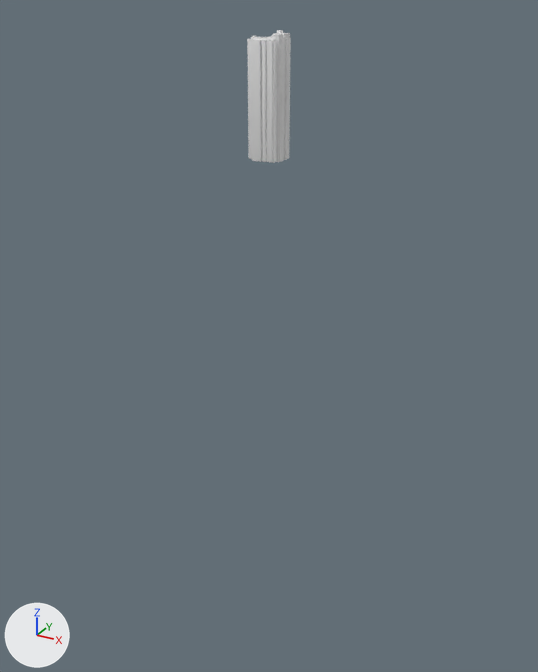
Renders of the FBX model Assets/Art/Models/Enviro/Modules/RockFormation_01b.fbx from each side of a commit.
The view is the same before and after, from a 50 mm camera at (156.0, -311.0, 13.0) aimed at (-8.0, -14.0, -136.0). Every picture has the same lights, and +X, +Y and +Z are marked at lower left. Where no turn or scale is listed for an object, it has been applied to the vertices.

The scene before the commit, as lines of its bpy script (objects in view):
```python
me_cube_001 = bpy.data.meshes.new('Cube.001')
me_cube_001.from_pydata(...)  # 2912 vertices, 2974 faces; spans x -8.5..7.6, y -7.7..6.6, z -47.6..4.4
me_cube_001.materials.append(mat_material)  # its picture is missing
ob_cube_029 = bpy.data.objects.new('Cube.029', me_cube_001)
ob_cube_029.location = (-3.0, -21.4, 0.0)
```
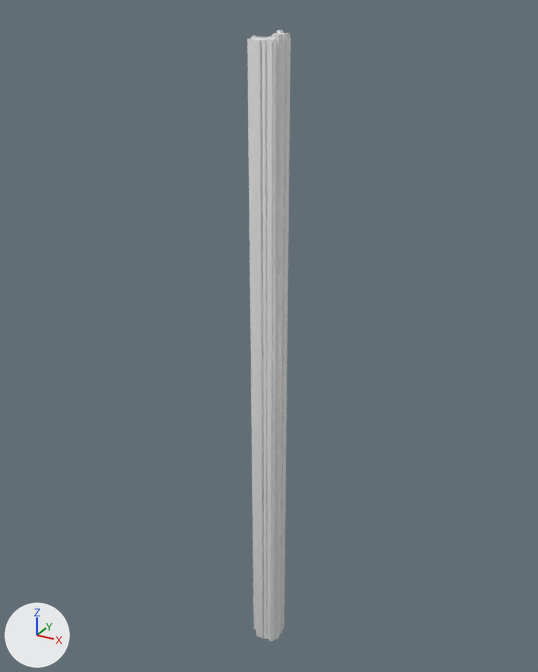
Where the change shows, as pixel boxes [x1, y1, x2, y2] in the pictures (538 x 672 px; the box of a moved part takes in the faces that stretch with it):
'Cube.029', reshaped (357% taller): before [247, 30, 291, 163]; after [247, 30, 291, 641]
part 1 of me_cube_001, moved or reshaped: before [248, 108, 289, 163]; after [248, 108, 289, 641]

The change in detail:
me_cube_001 has 2912 vertices, 2974 faces and spans x -8.5..7.6, y -7.7..6.6, z -47.6..4.4.
me_cube_001 is used by ob_cube_029; location (-3.0, -21.4, 0.0).
me_cube_001 part 1: all 704 vertices in x -8.5..7.6, y -7.7..6.6, z -47.6..-47.4 are moved by (0.0, 0.0, -271.6).
